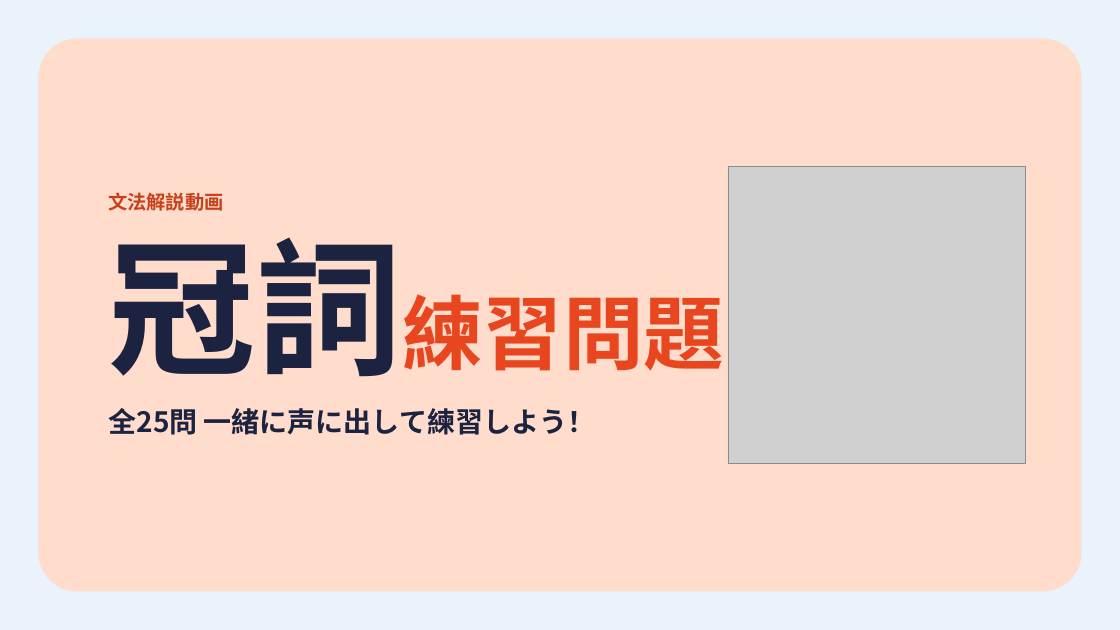
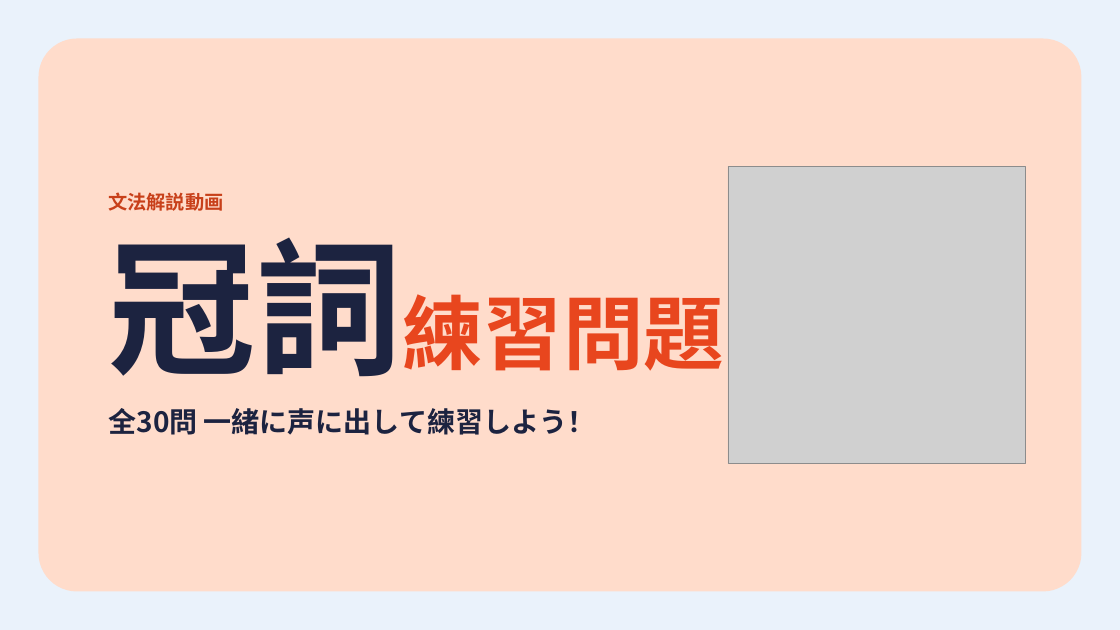
Before and after one commit to hinakajisaki-dev/hina-english, a slide deck: slide 1 of matome/articles-4/articles-4-slides.pptx. Drawn at 1120x630 pixels with LibreOffice and Linux fonts; fonts in the diff are those of the drawing; grey boxes stand for pictures. Boxes give left, top, right and bottom in pixels: in the first picture for what was removed or moved away, otherwise in the second. Text is boxed around its words. In the diff, an @@ line names an element or a change of style, - is before the commit and + after.

```diff
--- a/matome/articles-4/articles-4-slides.pptx
+++ b/matome/articles-4/articles-4-slides.pptx
@@ text at [109, 408, 595, 435]: text changed @@
-全25問 一緒に声に出して練習しよう！
+全30問 一緒に声に出して練習しよう！
```
Also in this commit, not shown: 28 other slides changed, 10 slides added, 3 other files.
